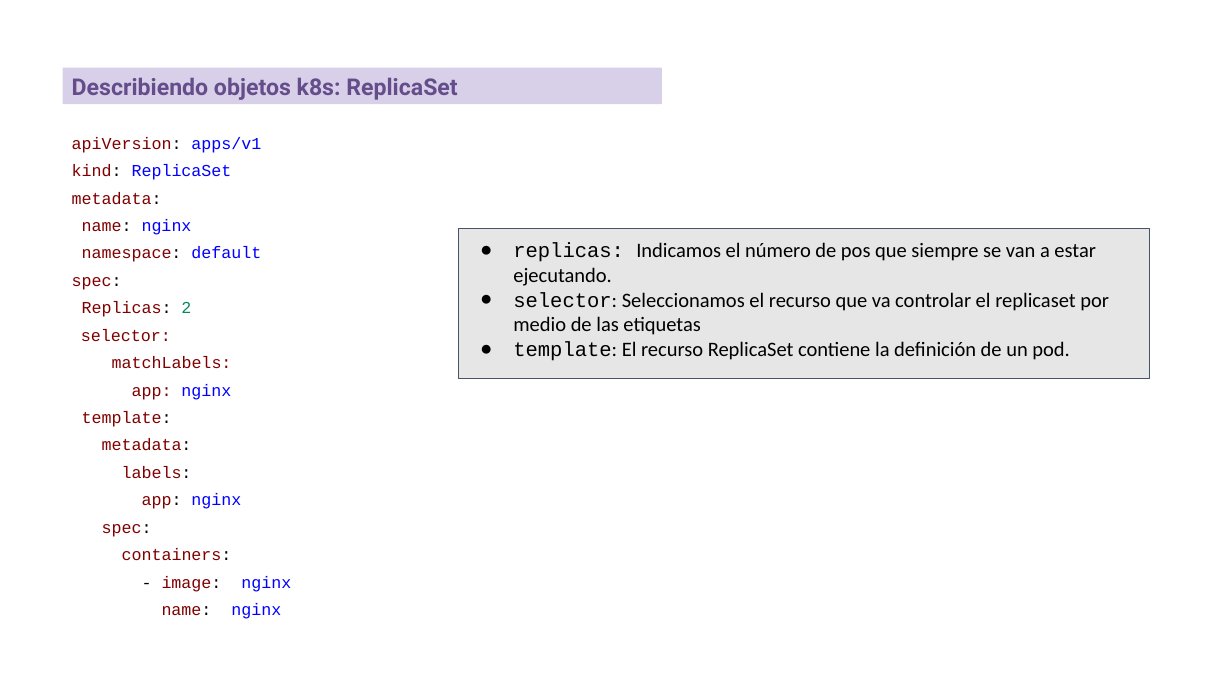
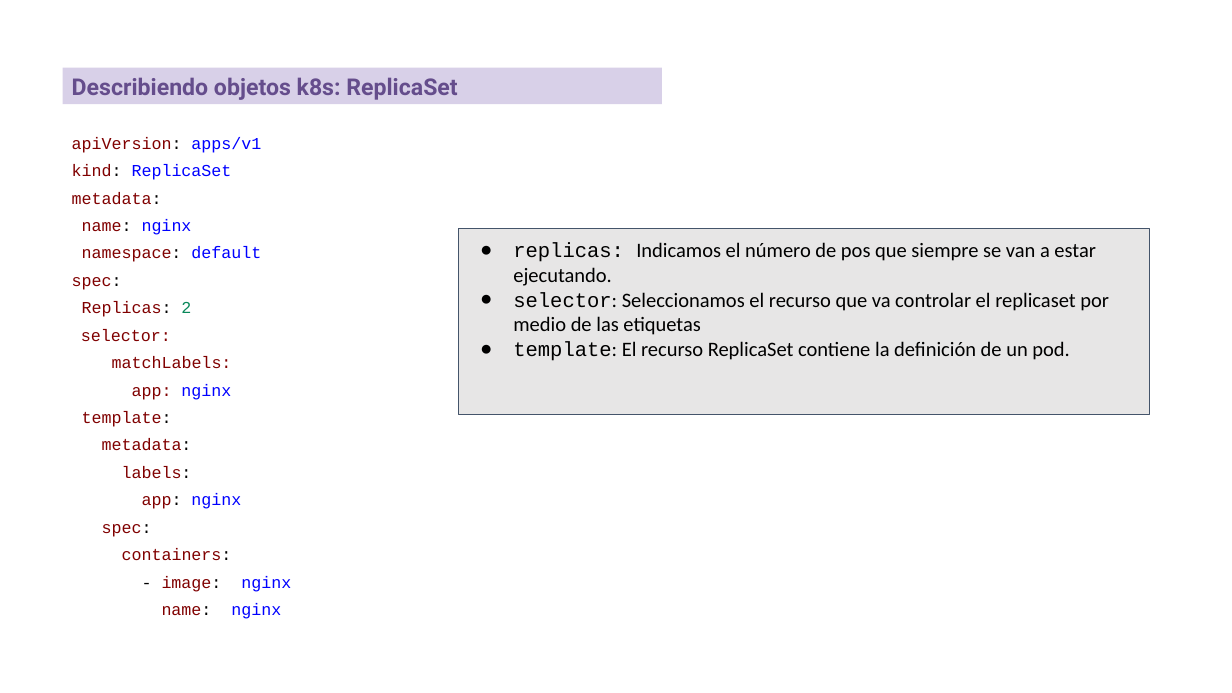
Before and after one commit to iesgn/curso_kubernetes_2020, a slide deck: slide 13 of unidad2/presentacion_sesion2.odp. Drawn at 1232x693 pixels with LibreOffice and Linux fonts; fonts in the diff are those of the drawing. Boxes give left, top, right and bottom in pixels: in the first picture for what was removed or moved away, otherwise in the second. Text is boxed around its words. In the diff, an @@ line names an element or a change of style, - is before the commit and + after.

```diff
--- a/unidad2/presentacion_sesion2.odp
+++ b/unidad2/presentacion_sesion2.odp
@@ rectangle "replicas: Indicamos el número de ...": place and size @@
-rectangle "replicas: Indicamos el número de ..." at (458, 228, 1150, 379)
+rectangle "replicas: Indicamos el número de ..." at (458, 228, 1150, 415)
```
Also in this commit, not shown: 1 other slide changed, 1 other file.
